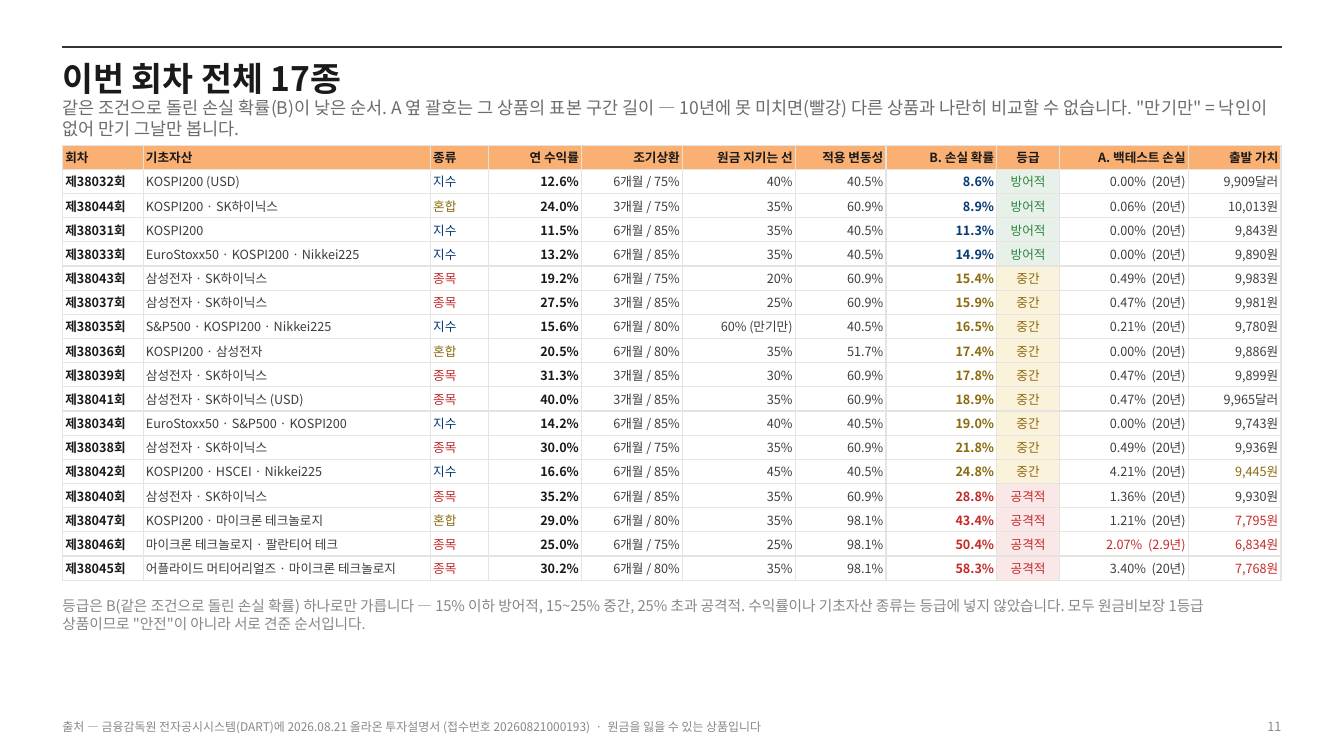
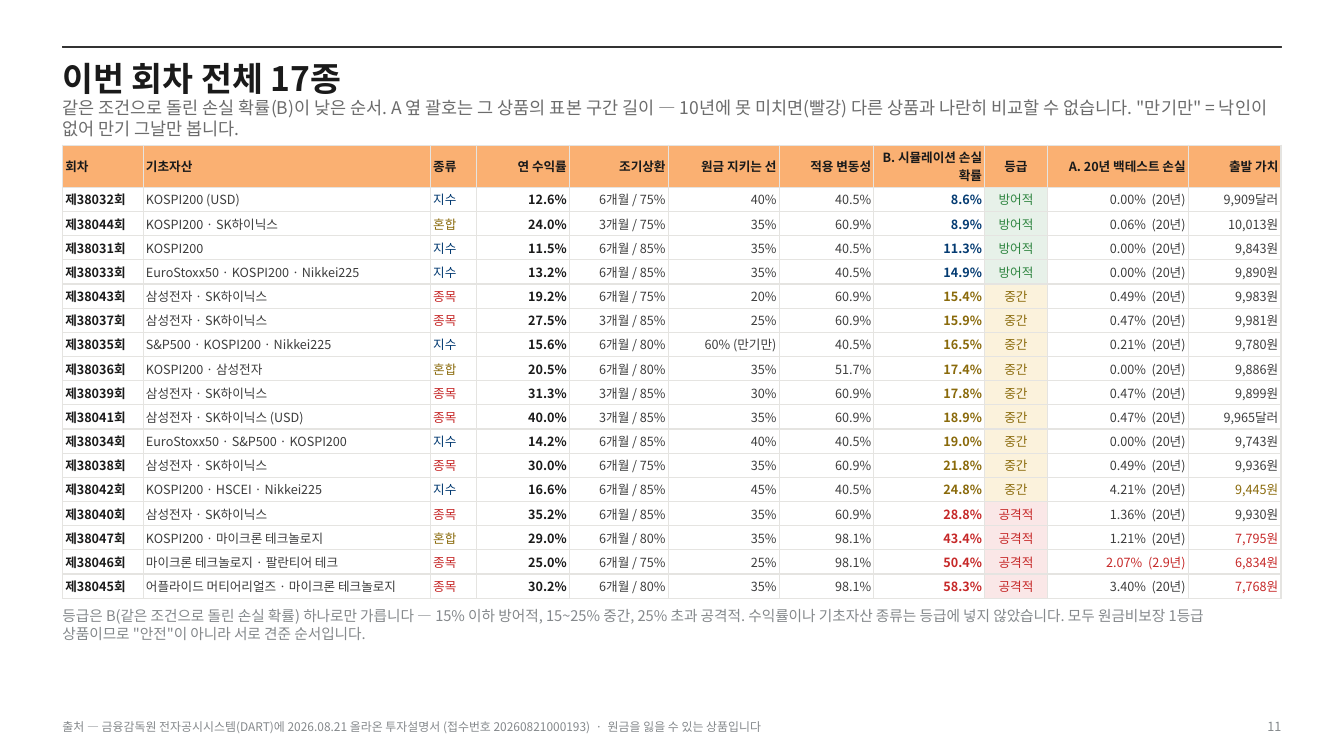
Before and after one commit to hanaroline/work_1, a slide deck: slide 11 of els-proposal.pptx. Drawn at 1344x756 pixels with LibreOffice and Linux fonts; fonts in the diff are those of the drawing. Boxes give left, top, right and bottom in pixels: in the first picture for what was removed or moved away, otherwise in the second. Text is boxed around its words. In the diff, an @@ line names an element or a change of style, - is before the commit and + after.

```diff
--- a/els-proposal.pptx
+++ b/els-proposal.pptx
@@ table at <box>63,145,1281,598</box> @@
-row 1, column 8: B. 손실 확률
+row 1, column 8: B. 시뮬레이션 손실 확률
-row 1, column 10: A. 백테스트 손실
+row 1, column 10: A. 20년 백테스트 손실
@@ text "등급은 B(같은 조건으로 돌린 손실 ...": place and size @@
-text "등급은 B(같은 조건으로 돌린 손실 ..." at <box>62,599,1204,630</box>
+text "등급은 B(같은 조건으로 돌린 손실 ..." at <box>62,609,1204,640</box>
```
Also in this commit, not shown: 5 other slides changed, 4 other files.
